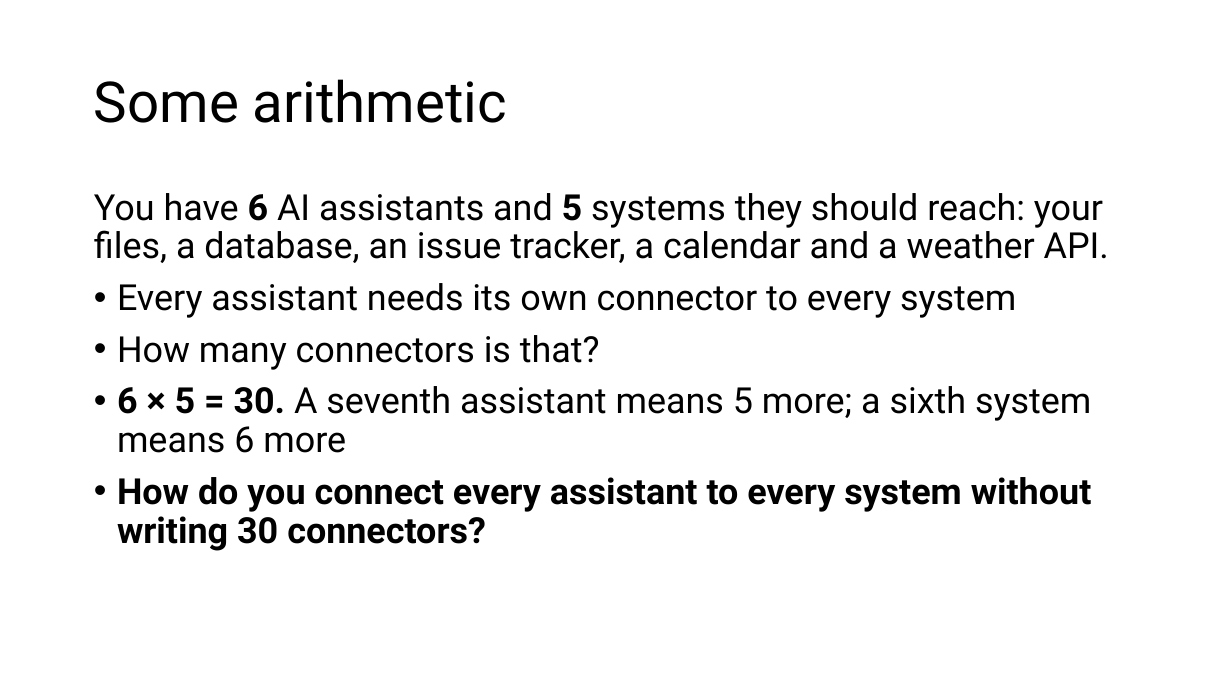
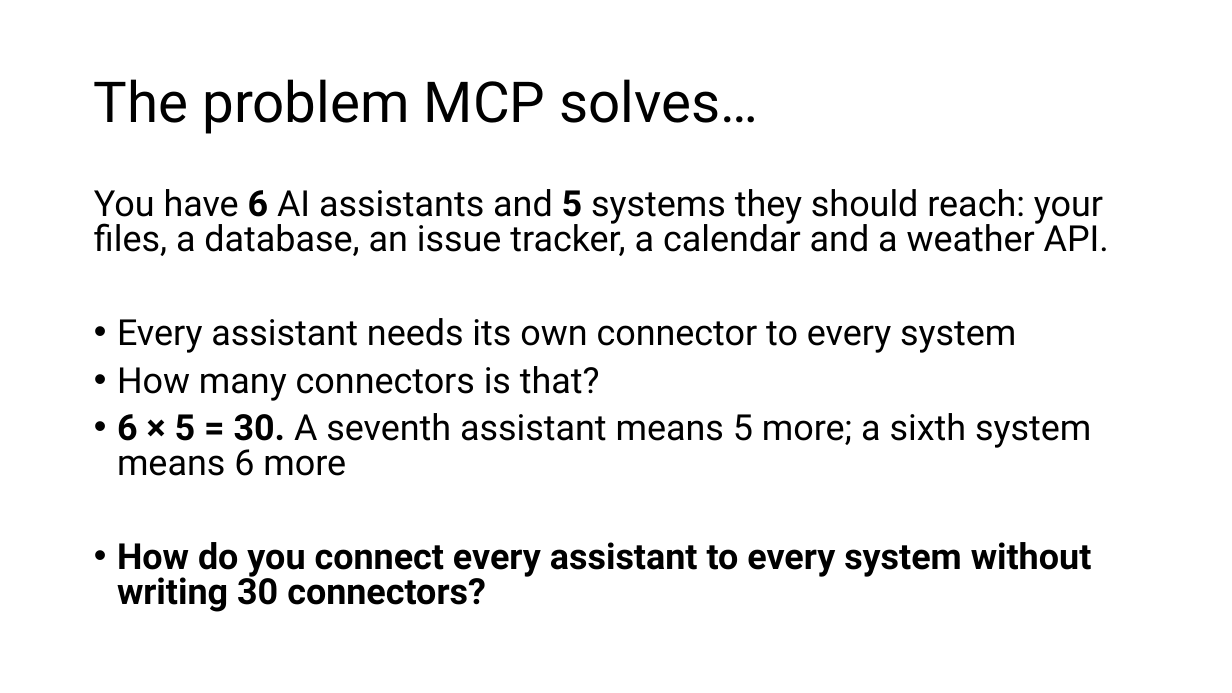
Before and after one commit to karoluciecha/ai-assisted-programming-module, a slide deck: slide 3 of lectures-and-labs/week05/mcp-lecture.pptx. Drawn at 1232x693 pixels with LibreOffice and Linux fonts; fonts in the diff are those of the drawing. Boxes give left, top, right and bottom in pixels: in the first picture for what was removed or moved away, otherwise in the second. Text is boxed around its words. In the diff, an @@ line names an element or a change of style, - is before the commit and + after.

```diff
--- a/lectures-and-labs/week05/mcp-lecture.pptx
+++ b/lectures-and-labs/week05/mcp-lecture.pptx
@@ title at (x1=94, y1=79, x2=758, y2=134): text changed @@
-Some arithmetic
+The problem MCP solves…
@@ text "You have 6 AI assistants ..." at (x1=94, y1=189, x2=1109, y2=612): line spacing 0.9 to 0.8 @@
```
Also in this commit, not shown: 24 other slides changed, 1 other file.
